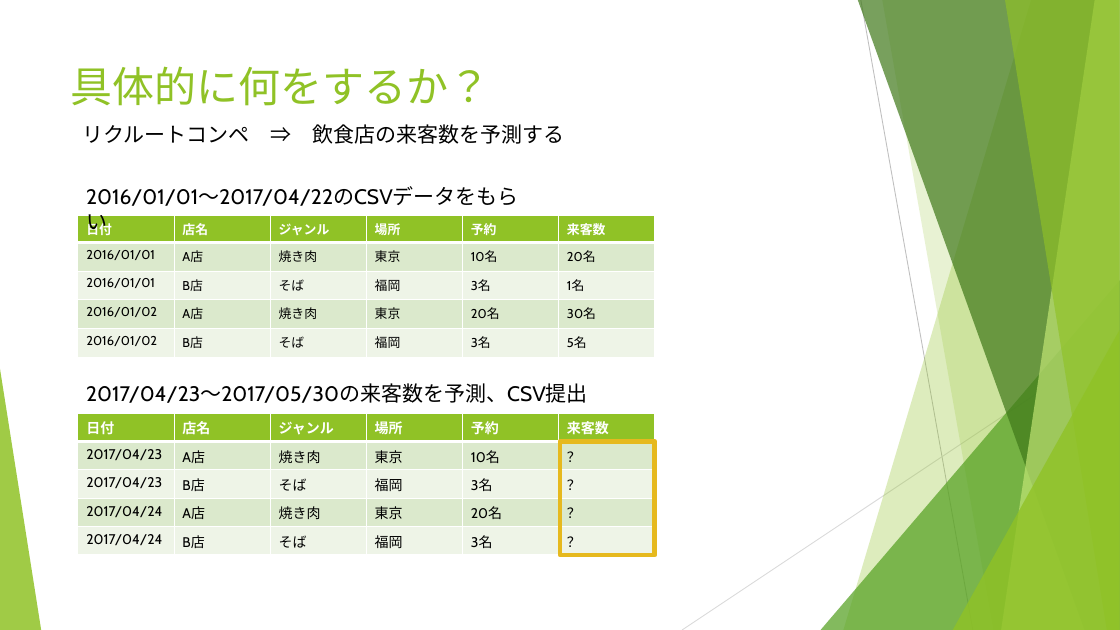
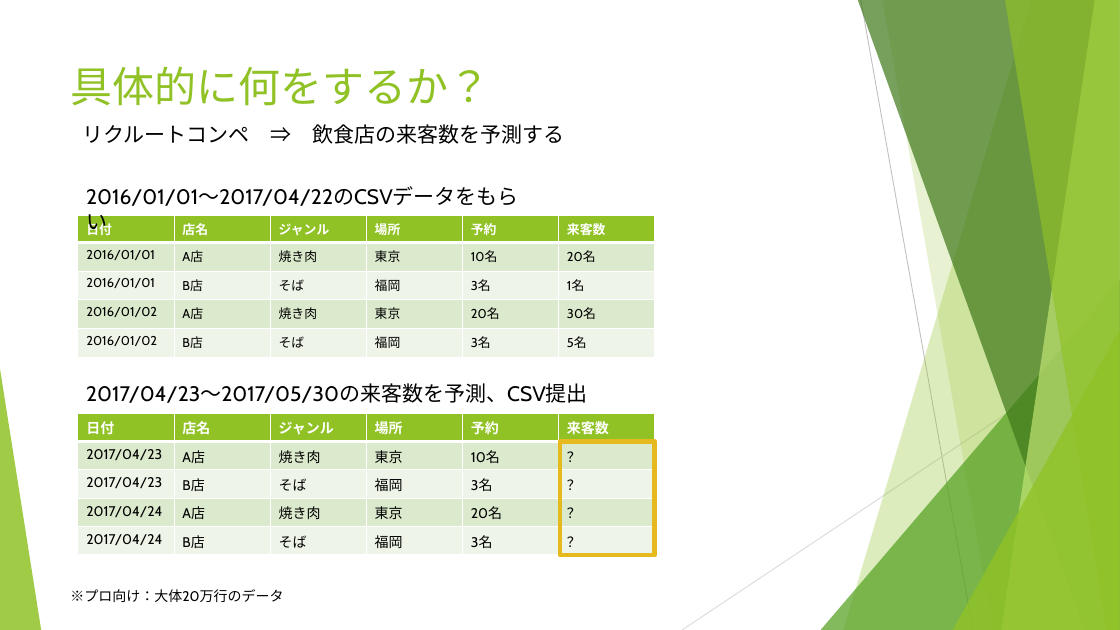
Before and after one commit to backonhighway/kaggle_recruit, a slide deck: slide 5 of 猫でもわかるKaggle.pptx. Drawn at 1120x630 pixels with LibreOffice and Linux fonts; fonts in the diff are those of the drawing. Boxes give left, top, right and bottom in pixels: in the first picture for what was removed or moved away, otherwise in the second. Text is boxed around its words. In the diff, an @@ line names an element or a change of style, - is before the commit and + after.

```diff
--- a/猫でもわかるKaggle.pptx
+++ b/猫でもわかるKaggle.pptx
@@ text added at [70,589,283,602], 12 pt, text #000000 @@
+※プロ向け：大体20万行のデータ
```
Also in this commit, not shown: 9 other slides changed, 1 slide removed.
